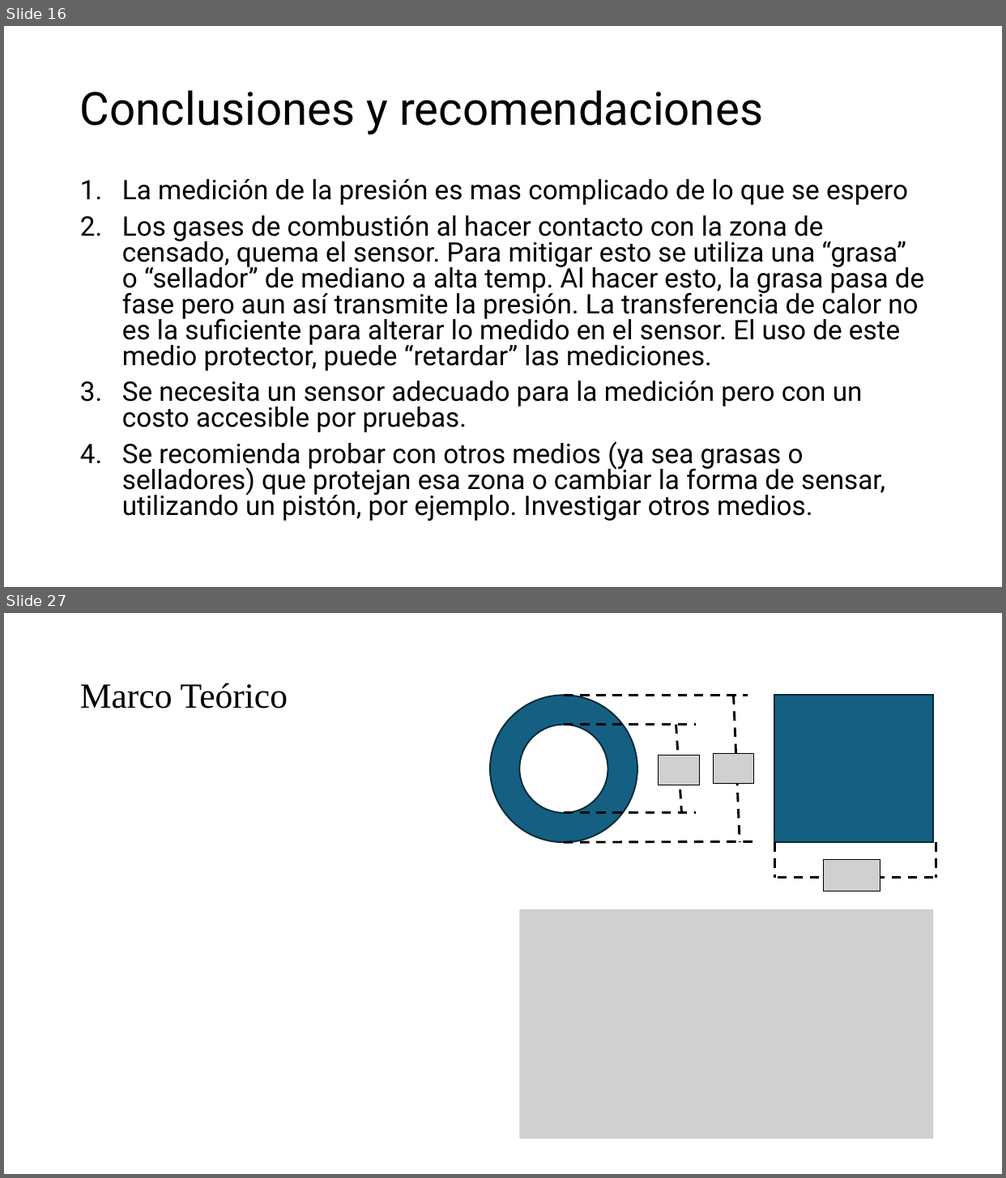
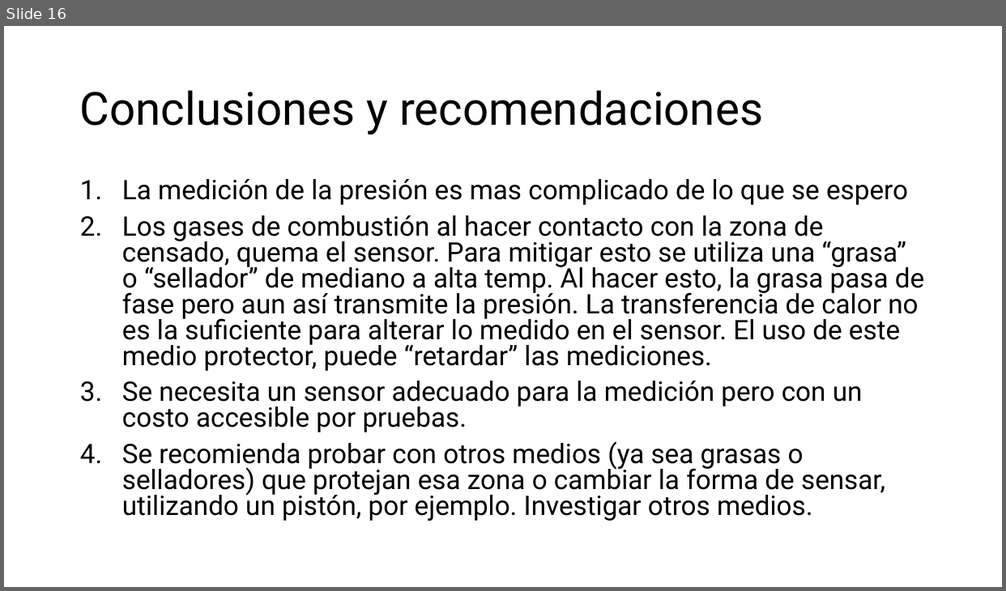
Before and after one commit to Archimedean2345/The-thermal-repository, a slide deck: PIAE2-Presentacion Tecnica.pptx. Shown one above the other, each under a label of ours: slides 16 and 27 before the commit, slide 16 after it; the slides between them are not shown. The pictures are 1006x1178 and 1006x591 pixels, drawn with LibreOffice and Linux fonts; fonts in the diff are those of the drawing; grey boxes stand for pictures. Boxes give left, top, right and bottom in pixels: in the first picture for what was removed or moved away, otherwise in the second. Text is boxed around its words. In the diff, an @@ line names an element or a change of style, - is before the commit and + after.

```diff
--- a/PIAE2-Presentacion Tecnica.pptx
+++ b/PIAE2-Presentacion Tecnica.pptx
@@ slide 27 removed at (4, 613, 1002, 1174), background #FFFFFF @@
@@ title removed at (80, 683, 288, 709) @@
-Marco Teórico
@@ group removed at (490, 696, 757, 843): 6 lines, 2 ellipses @@
@@ rectangle removed at (775, 696, 934, 843) @@
@@ picture removed at (658, 756, 700, 786) @@
@@ picture removed at (713, 754, 754, 784) @@
@@ line removed from (775, 843) to (775, 878) @@
@@ line removed from (936, 843) to (936, 878) @@
@@ line removed from (934, 878) to (775, 878) @@
@@ picture removed at (823, 859, 880, 892) @@
@@ picture removed at (520, 909, 934, 1139) @@
```
Also in this commit, not shown: 3 slides changed, 28 other slides removed, 6 other files.
